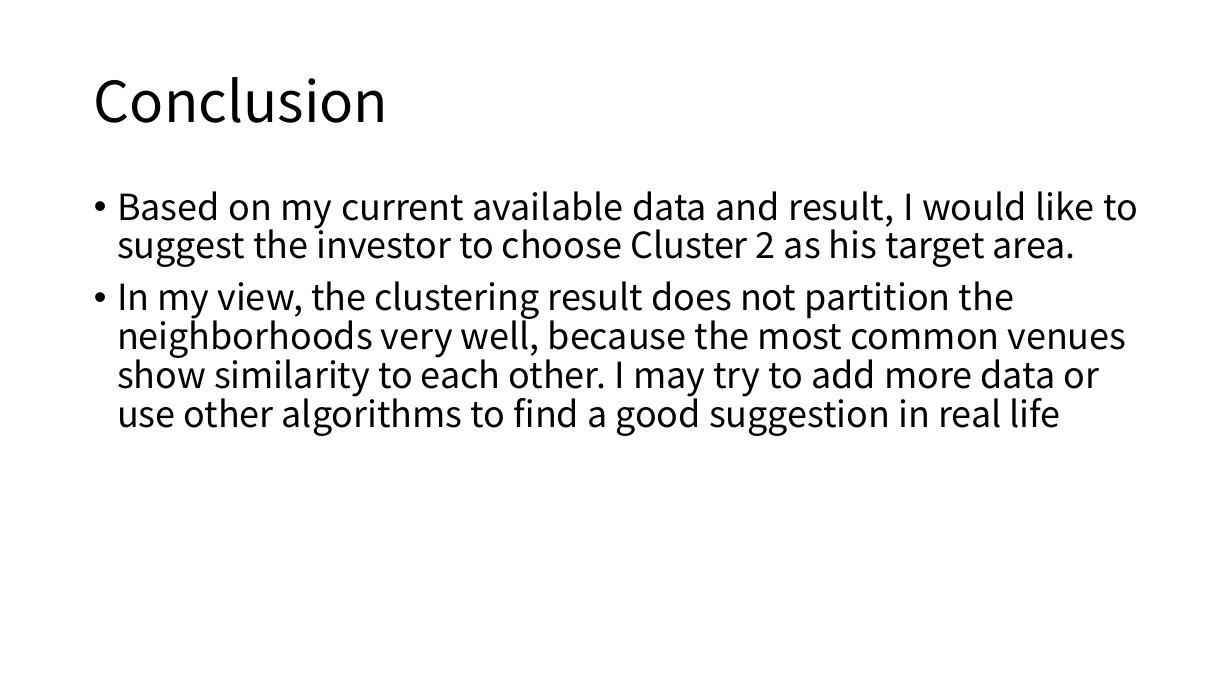
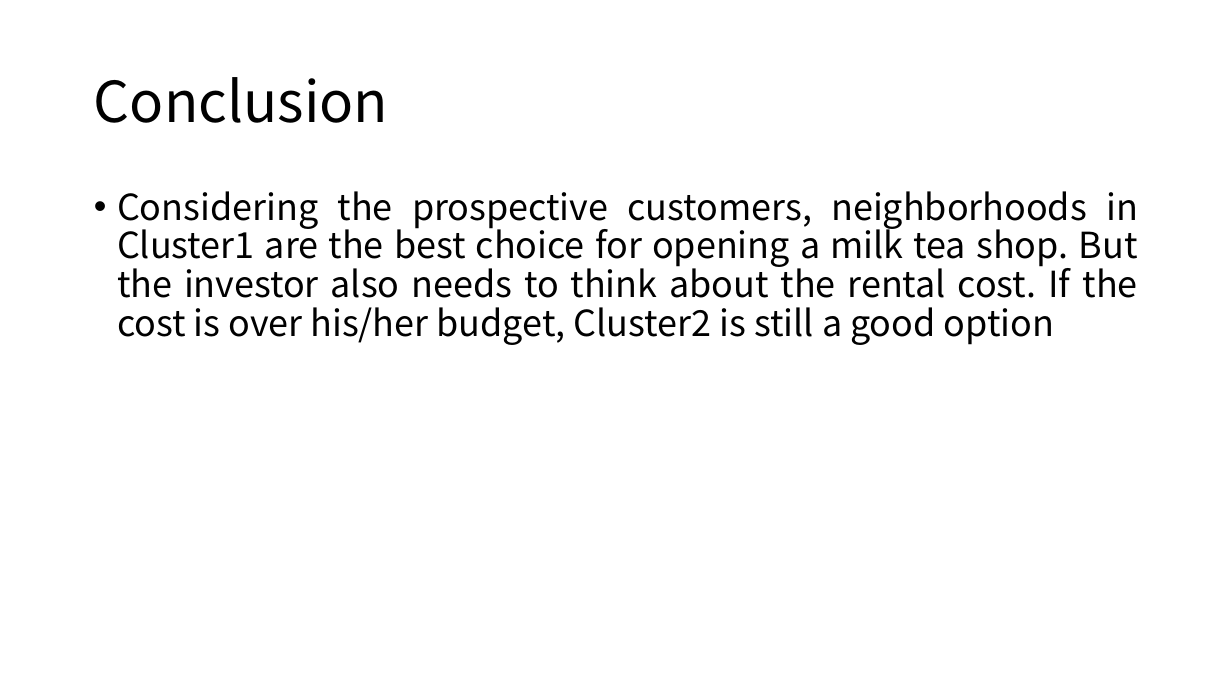
Before and after one commit to lynn-GH/Coursera_Capstone, a slide deck: slide 10 of RetailRentalPricevsVenueofSanDiego.pptx. Drawn at 1232x693 pixels with LibreOffice and Linux fonts; fonts in the diff are those of the drawing. Boxes give left, top, right and bottom in pixels: in the first picture for what was removed or moved away, otherwise in the second. Text is boxed around its words. In the diff, an @@ line names an element or a change of style, - is before the commit and + after.

```diff
--- a/RetailRentalPricevsVenueofSanDiego.pptx
+++ b/RetailRentalPricevsVenueofSanDiego.pptx
@@ text at [117, 191, 1138, 345]: text changed @@
-• Based on my current available data and result, I would like to suggest the investor to choose Cluster 2 as his target area.
-• In my view, the clustering result does not partition the neighborhoods very well, because the most common venues show similarity to each other. I may try to add more data or use other algorithms to find a good suggestion in real life
+• Considering the prospective customers, neighborhoods in Cluster1 are the best choice for opening a milk tea shop. But the investor also needs to think about the rental cost. If the cost is over his/her budget, Cluster2 is still a good option
```
Also in this commit, not shown: 6 other slides changed, 1 slide added, 1 slide removed.
